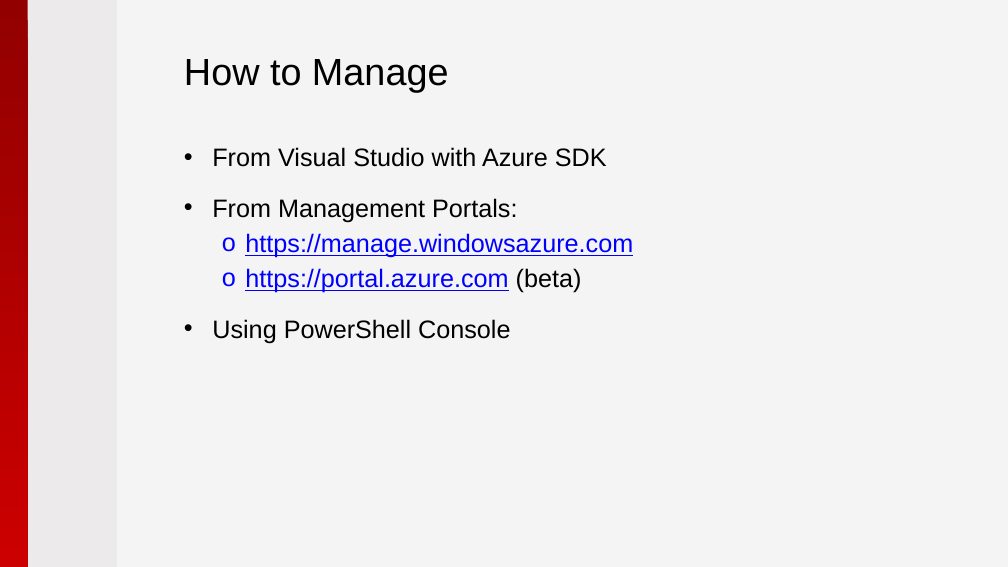
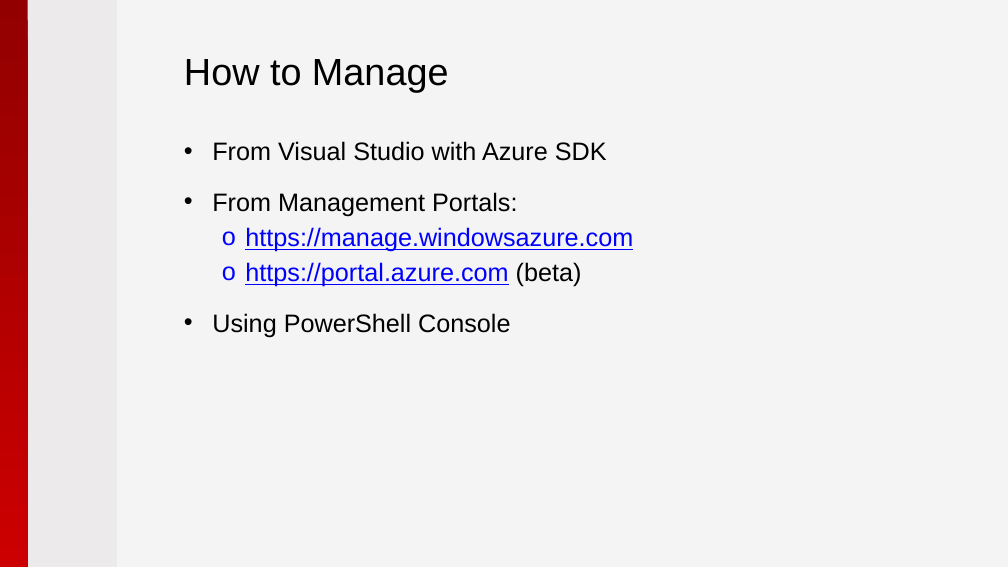
Before and after one commit to pryabov/Hackathon-2015, a slide deck: slide 19 of Presentation/2015 - Microsoft Azure.pptx. Drawn at 1008x567 pixels with LibreOffice and Linux fonts; fonts in the diff are those of the drawing; background and template pictures are left out. Boxes give left, top, right and bottom in pixels: in the first picture for what was removed or moved away, otherwise in the second. Text is boxed around its words. In the diff, an @@ line names an element or a change of style, - is before the commit and + after.

Commit message:
Work with Presentation/2015 - Microsoft Azure.pptx

```diff
--- a/Presentation/2015 - Microsoft Azure.pptx
+++ b/Presentation/2015 - Microsoft Azure.pptx
@@ text "From Visual Studio with Azure ...": place and size @@
-text "From Visual Studio with Azure ..." at [212, 147, 633, 343]
+text "From Visual Studio with Azure ..." at [212, 141, 633, 337]
```
Also in this commit, not shown: 2 other slides changed, 3 slides added, 2 slides removed, 1 other file.
